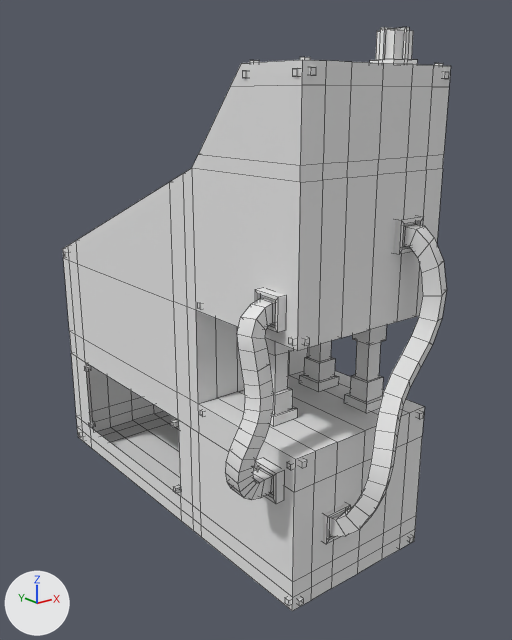
Two versions of the OBJ model src/main/resources/assets/vs_control/models/block/controls/lift_lever_geo.obj, one commit apart.
Rendered twice from a 50 mm camera at (-0.392, -1.68, 0.884) aimed at (0.5, -0.566, 0.438). The axes (+X, +Y, +Z) are drawn at lower left. The lights are the same throughout. Mesh edges are drawn as thin lines. Where no turn or scale is listed for an object, it has been applied to the vertices.

Objects in the first picture: 'lift_lever_geo'.
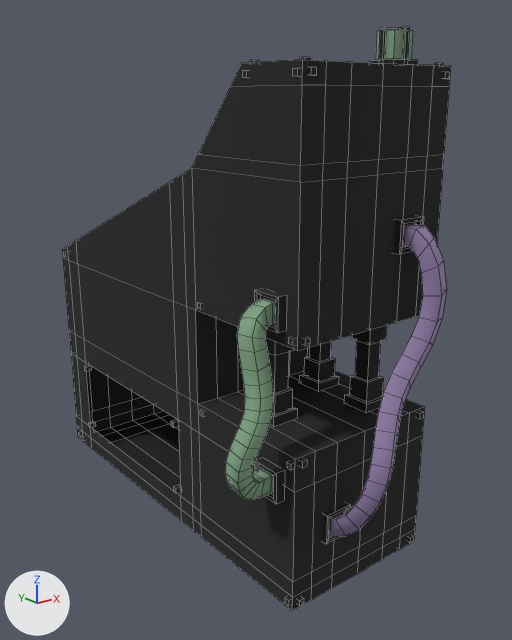
Scene script edits in JSON lines:
```json
{"op": "add", "block": "img_leverwire2", "code": ["img_leverwire2 = load_image('leverwire2', '../../../textures/blocks/controls/leverwire2.png', 512, 512, 'sRGB')"]}
{"op": "add", "block": "img_leverwire1", "code": ["img_leverwire1 = load_image('leverwire1', '../../../textures/blocks/controls/leverwire1.png', 512, 512, 'sRGB')"]}
{"op": "add", "block": "img_texture", "code": ["img_texture = load_image('texture', '../../../textures/blocks/valkyrium_compressor/texture.png', 512, 512, 'sRGB')"]}
{"op": "remove", "block": "mat_initialshadinggroup", "code": "mat_initialshadinggroup.base_color = (0.8, 0.8, 0.8)  # white #e7e7e7"}
{"op": "add", "block": "mat_initialshadinggroup", "code": "mat_initialshadinggroup.texture = img_texture"}
{"op": "set", "path": "mat_initialshadinggroup.metallic", "old": "0.0", "new": "0.588"}
{"op": "add", "block": "mat_03___default", "code": ["mat_03___default = principled_material('03___Default')", "mat_03___default.texture = img_leverwire2", "mat_03___default.metallic = 0.588", "mat_03___default.roughness = 1.0"]}
{"op": "add", "block": "mat_02___default", "code": ["mat_02___default = principled_material('02___Default')", "mat_02___default.texture = img_leverwire1", "mat_02___default.metallic = 0.588", "mat_02___default.roughness = 1.0"]}
{"op": "add", "block": "mat_04___default", "code": ["mat_04___default = principled_material('04___Default')", "mat_04___default.texture = img_texture", "mat_04___default.metallic = 0.588", "mat_04___default.roughness = 1.0"]}
{"block": "me_lift_lever_geo", "where": "# used by ob_lift_lever_geo; location = (0.0, 0.0, 0.0)"}
{"op": "remove", "block": "me_lift_lever_geo", "code": "me_lift_lever_geo.from_pydata(...)  # 1084 vertices, 976 faces; spans x 0.222..0.669, y -0.997..0.0, z 0.0..0.994"}
{"op": "add", "block": "me_lift_lever_geo", "code": "me_lift_lever_geo.from_pydata(...)  # 1084 vertices, 978 faces; spans x 0.222..0.669, y -0.997..0.0, z 0.0..0.994"}
{"block": "me_lift_lever_geo", "change": "me_lift_lever_geo part 1: 533 kept faces spanning x 0.311..0.666, y -0.9..-0.005, z 0.0..0.994 get new texture (UV) coordinates"}
{"block": "me_lift_lever_geo", "change": "me_lift_lever_geo part 2: 78 faces spanning x 0.412..0.625, y -0.997..-0.873, z 0.115..0.674 switch from mat_initialshadinggroup (white #e7e7e7) to mat_02___default (picture img_leverwire1)"}
{"block": "me_lift_lever_geo", "change": "me_lift_lever_geo part 3: 89 faces spanning x 0.222..0.607, y -0.876..-0.806, z 0.225..0.99 switch from mat_initialshadinggroup (white #e7e7e7) to mat_03___default (picture img_leverwire2)"}
{"block": "me_lift_lever_geo", "change": "me_lift_lever_geo part 4: 202 faces spanning x 0.379..0.613, y -0.858..-0.645, z 0.306..0.994 switch from mat_initialshadinggroup (white #e7e7e7) to mat_04___default (picture img_texture)"}
```

Boxes (x1, y1, x2, y2) around the edits, measured in the pictures (512 x 640 px):
```json
{"object": "lift_lever_geo", "change": "surface changed, reshaped", "before": [63, 27, 451, 611], "after": [63, 27, 451, 611], "on screen": "grey to black"}
{"part": 1, "of": "me_lift_lever_geo", "change": "surface changed", "before": [63, 60, 451, 611], "after": [63, 60, 451, 611], "on screen": "grey to black"}
{"part": 2, "of": "me_lift_lever_geo", "change": "recoloured", "before": [330, 224, 447, 537], "after": [330, 224, 447, 537], "on screen": "white to purple"}
{"part": 3, "of": "me_lift_lever_geo", "change": "recoloured", "before": [225, 29, 413, 500], "after": [225, 29, 413, 500], "on screen": "grey to green"}
{"part": 4, "of": "me_lift_lever_geo", "change": "recoloured", "before": [265, 27, 417, 426], "after": [265, 27, 417, 426], "on screen": "grey to black"}
```
